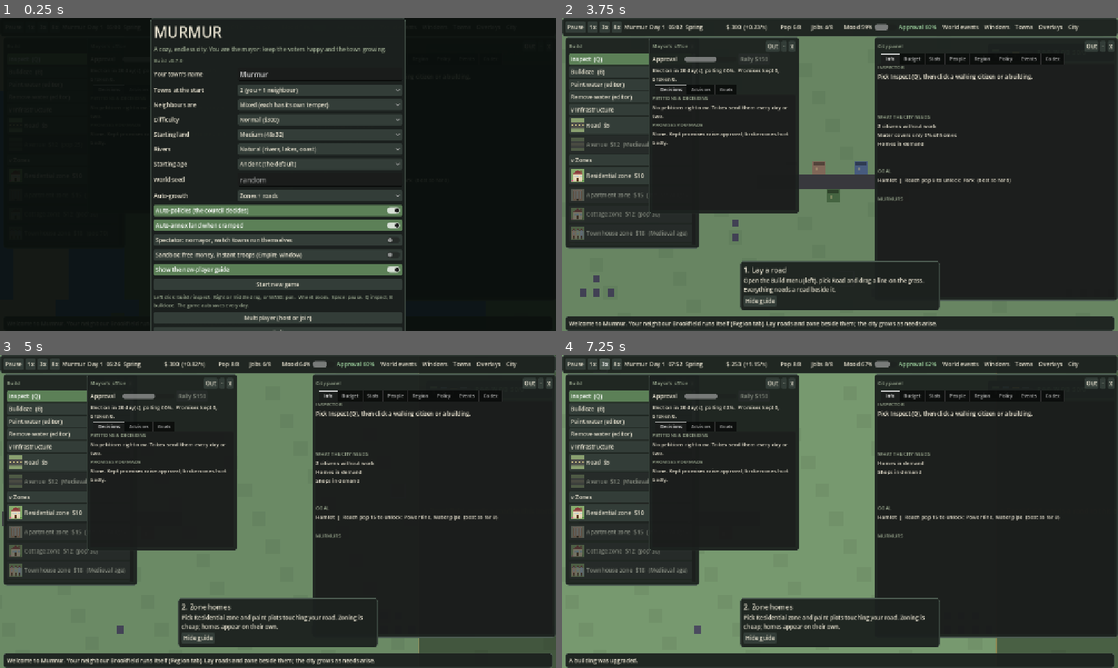
Above: before the commit, frames 1-4 (two rows, left to right).
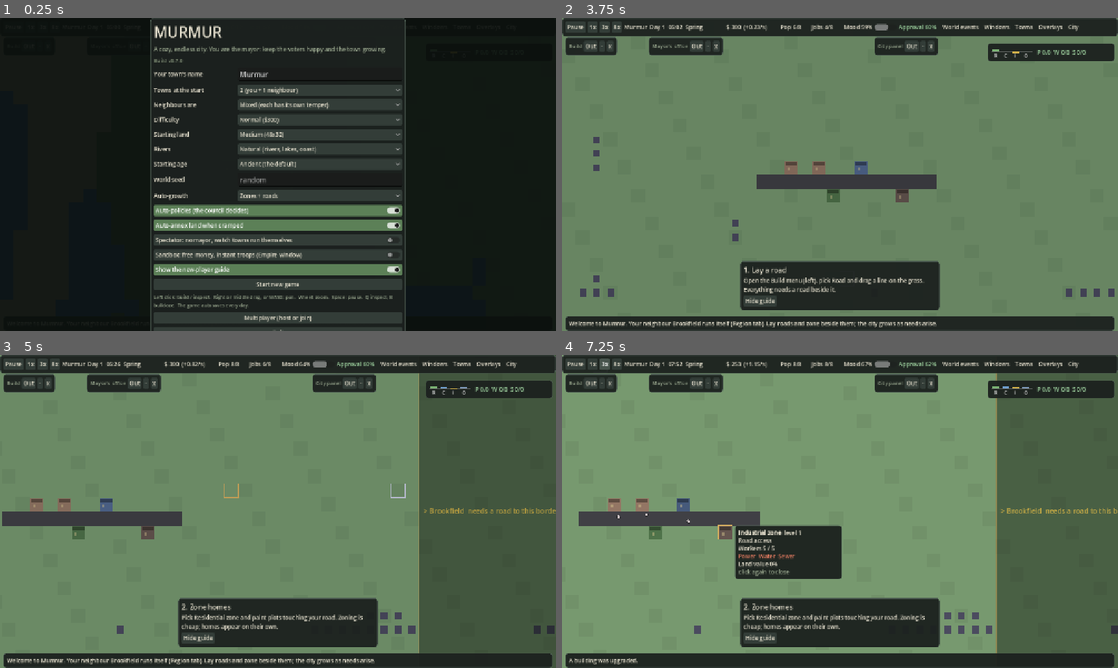
Above: after the commit, the same moments.

Repository: krugerhomeassistant/murmur
Game: Godot game, scene res://scenes/main.tscn
Two runs of this game, one before a commit and one after it. Both use one fixed random seed, a clock stepped at 60 frames per second and the inputs below.
Inputs (mouse positions are in pixels of both pictures, inside the frame that each line leads up to):
- Up to frame 1 (0.25 s): no input
- Up to frame 2 (3.75 s): click "Normal ($300)" at 0.5 s; click "Normal ($300)" at 1.25 s; click "Show the new-player guide" at 2 s; click "Show the new-player guide" at 2.75 s; click "Start new game" at 3.5 s
- Up to frame 3 (5 s): tap A at 4.25 s; move the mouse to (400, 495) at 4.27 s; hold D from 4.28 s (still down); tap Enter at 4.35 s; click (400, 495) at 4.42 s; tap Space at 4.52, 4.82 s
- Up to frame 4 (7.25 s): release D at 5 s; tap A at 5 s; drag from (728, 527) to (812, 574) at 5.02 s; click "1x" at 5.75 s; click "3x" at 6.5 s

The runs differ from the first frame. In frame 2, 58% of the frame differs, in the area x 0-100%, y 6-91%; in frame 3, 58%; in frame 4, 60%.

Commit message:
F3 performance panel; windows start minimised

Diff:
--- a/client/scripts/hud.gd
+++ b/client/scripts/hud.gd
@@ -6,6 +6,9 @@
 var m: Node2D
 var lbl_time: Label
 var perf_l: Label
+var perf_g: Control  # frame-time graph under the F3 text
+var frame_ms := PackedFloat32Array()  # last PERF_N frame times
+const PERF_N := 240
 var pintip: PanelContainer
 var pintip_lbl: RichTextLabel
 var lbl_coins: Label
@@ -126,7 +129,16 @@
     perf_l.position = Vector2(8, 62)
     perf_l.visible = false
     perf_l.mouse_filter = Control.MOUSE_FILTER_IGNORE
+    perf_l.add_theme_stylebox_override("normal", _perf_bg())
     add_child(perf_l)
+    perf_g = Control.new()
+    perf_g.position = Vector2(8, 150)
+    perf_g.custom_minimum_size = Vector2(PERF_N, 40)
+    perf_g.size = Vector2(PERF_N, 40)
+    perf_g.visible = false
+    perf_g.mouse_filter = Control.MOUSE_FILTER_IGNORE
+    perf_g.draw.connect(_draw_perf_graph)
+    add_child(perf_g)
     guide = Guide.new()
     guide.m = m
     guide.visible = false
@@ -896,13 +908,60 @@
         l.add_theme_color_override("font_color", col)
 
 
+func _perf_bg() -> StyleBoxFlat:
+    var sb := StyleBoxFlat.new()
+    sb.bg_color = Color(0, 0, 0, 0.6)
+    sb.set_content_margin_all(6)
+    return sb
+
+
+## F3 panel: fps, frame-time percentiles over the last PERF_N frames, sim/draw cost, renderer and memory figures.
+func _update_perf(delta: float) -> void:
+    frame_ms.append(delta * 1000.0)
+    if frame_ms.size() > PERF_N:
+        frame_ms.remove_at(0)
+    var s := frame_ms.duplicate()
+    s.sort()
+    var avg := 0.0
+    for v in frame_ms:
+        avg += v
+    avg /= frame_ms.size()
+    var p99: float = s[mini(s.size() - 1, int(s.size() * 0.99))]
+    var pop := 0
+    for t in m.towns:
+        pop += t.pop
+    perf_l.text = "%d fps   avg %.1f ms   p99 %.1f ms   worst %.1f ms\nsim %.1f ms   draw %.1f ms   (per frame, smoothed)\ndraw calls %d   objects %d   nodes %d\nmemory %.0f MB   video memory %.0f MB\ntowns %d   population %d   speed %sx" % [
+        Engine.get_frames_per_second(), avg, p99, s[-1], m.sim_ms, m.draw_ms,
+        Performance.get_monitor(Performance.RENDER_TOTAL_DRAW_CALLS_IN_FRAME),
+        Performance.get_monitor(Performance.RENDER_TOTAL_OBJECTS_IN_FRAME),
+        Performance.get_monitor(Performance.OBJECT_NODE_COUNT),
+        Performance.get_monitor(Performance.MEMORY_STATIC) / 1048576.0,
+        Performance.get_monitor(Performance.RENDER_VIDEO_MEM_USED) / 1048576.0,
+        m.towns.size(), pop, String.num(m.speed)]
+    perf_l.position = Vector2(size.x - perf_l.size.x - 8.0, 120.0)  # right edge, clear of the window column
+    perf_g.position = Vector2(size.x - perf_g.size.x - 8.0, perf_l.position.y + perf_l.size.y + 4.0)
+    perf_g.queue_redraw()
+
+
+## Bars of recent frame times; the line marks 16.7 ms (60 fps), the bars are capped at 50 ms.
+func _draw_perf_graph() -> void:
+    perf_g.draw_rect(Rect2(Vector2.ZERO, perf_g.size), Color(0, 0, 0, 0.6))
+    for i in frame_ms.size():
+        var h := minf(frame_ms[i], 50.0) / 50.0 * perf_g.size.y
+        var col := Color("9fd3a0") if frame_ms[i] <= 16.7 else (Color("e8c66a") if frame_ms[i] <= 25.0 else Color("e07a5f"))
+        perf_g.draw_rect(Rect2(i, perf_g.size.y - h, 1, h), col)
+    var y := perf_g.size.y * (1.0 - 16.7 / 50.0)
+    perf_g.draw_line(Vector2(0, y), Vector2(perf_g.size.x, y), Color(1, 1, 1, 0.4))
+
+
 func _process(_d: float) -> void:
     var c: City = m.city
     tick_n += 1
     _update_maptip()
     perf_l.visible = m.perf_on
+    perf_g.visible = m.perf_on
     if m.perf_on:
-        perf_l.text = "%d fps   sim %.1f ms   draw %.1f ms   towns %d" % [Engine.get_frames_per_second(), m.sim_ms, m.draw_ms, m.towns.size()]
+        _update_perf(_d)
     lbl_time.text = "%s  %s  %s" % [c.town_name, c.clock_str(), Civics.SEASONS[c.season]["n"]]
     lbl_appr.text = "Approval %d%%" % int(c.approval * 100.0)
     _tint(lbl_appr, Color("e07a5f") if c.approval < 0.5 else Color("9fd3a0"))
@@ -1823,6 +1882,14 @@
     ticker.get_parent().move_to_front()
 
 
+## Minimise every floating window (first launch and new games start with just the tutorial open).
+func collapse_all() -> void:
+    for k in wins:
+        var body: Control = (wins[k] as PanelContainer).get_child(0).get_child(1)
+        if k != "detail" and body.visible:
+            _minimize.call_deferred(k, body)
+
+
 func _minimize(key: String, body: Control) -> void:
     body.visible = not body.visible
     win_min[key] = not body.visible
@@ -1892,6 +1959,7 @@
 func _load_ui() -> void:
     var cf := ConfigFile.new()
     if cf.load(UI_FILE) != OK:
+        collapse_all()
         return
     for k in wins:
         if not cf.has_section(k):
--- a/client/scripts/main.gd
+++ b/client/scripts/main.gd
@@ -403,6 +403,7 @@
 	_fresh(o)
 	_begin()
 	hud.guide.visible = false
+	hud.collapse_all()
 	if o.get("river", 0) == 2:
 		tool = WATER_ADD
 		speed = 0.0
Not shown, changed: CHANGELOG.md
Not shown, changed: README.md
Not shown, changed: docs/LESSONS_LEARNED.md
